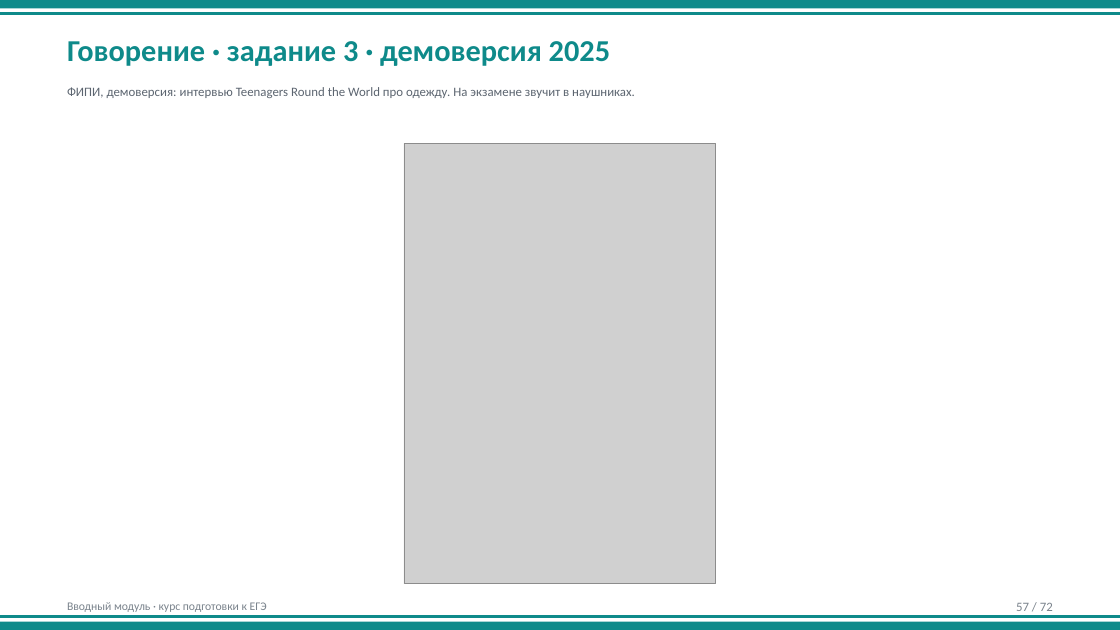
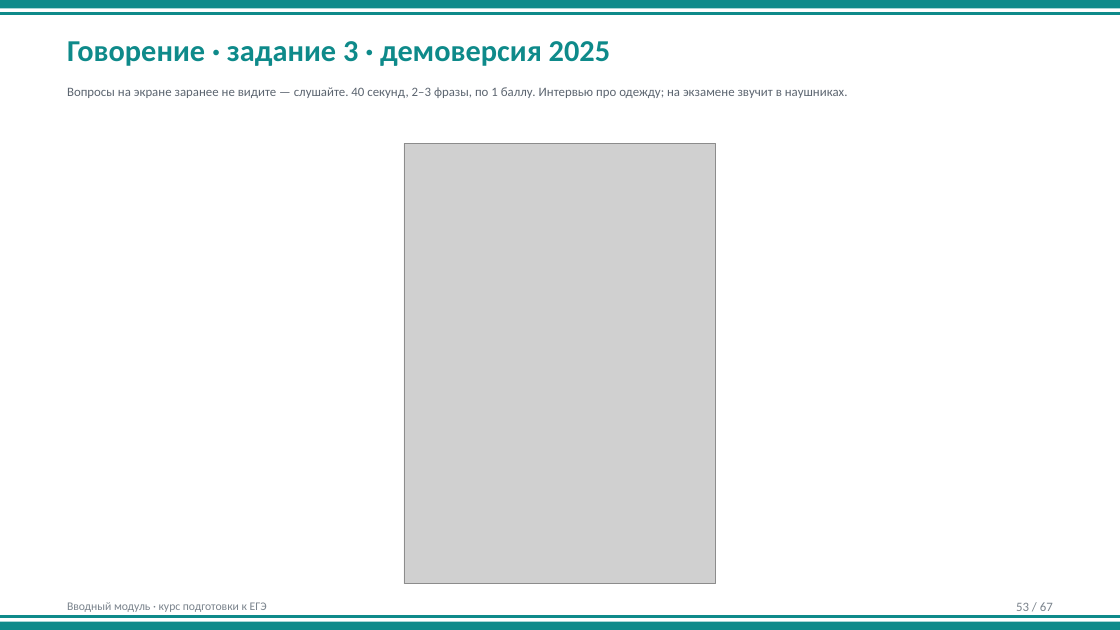
Before and after one commit to munlightshadow/music, a slide deck: slide 53 of ege-english-course/03-curriculum/intro-student/вводный-модуль.pptx (slide 57 before the commit). Drawn at 1120x630 pixels with LibreOffice and Linux fonts; fonts in the diff are those of the drawing; grey boxes stand for pictures. Boxes give left, top, right and bottom in pixels: in the first picture for what was removed or moved away, otherwise in the second. Text is boxed around its words. In the diff, an @@ line names an element or a change of style, - is before the commit and + after.

```diff
--- a/ege-english-course/03-curriculum/intro-student/вводный-модуль.pptx
+++ b/ege-english-course/03-curriculum/intro-student/вводный-модуль.pptx
@@ text at [67,87,848,98]: text changed @@
-ФИПИ, демоверсия: интервью Teenagers Round the World про одежду. На экзамене звучит в наушниках.
+Вопросы на экране заранее не видите — слушайте. 40 секунд, 2–3 фразы, по 1 баллу. Интервью про одежду; на экзамене звучит в наушниках.
@@ text at [1016,602,1053,611]: text changed @@
-57 / 72
+53 / 67
```
Also in this commit, not shown: 66 other slides changed, 5 slides removed, 56 other files.
